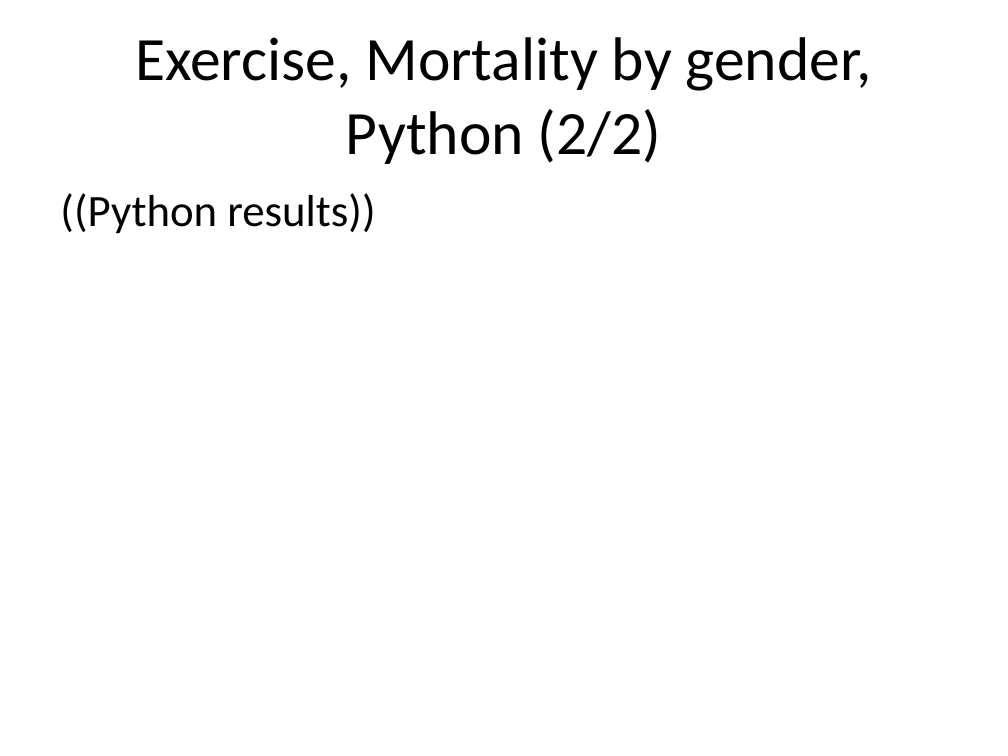
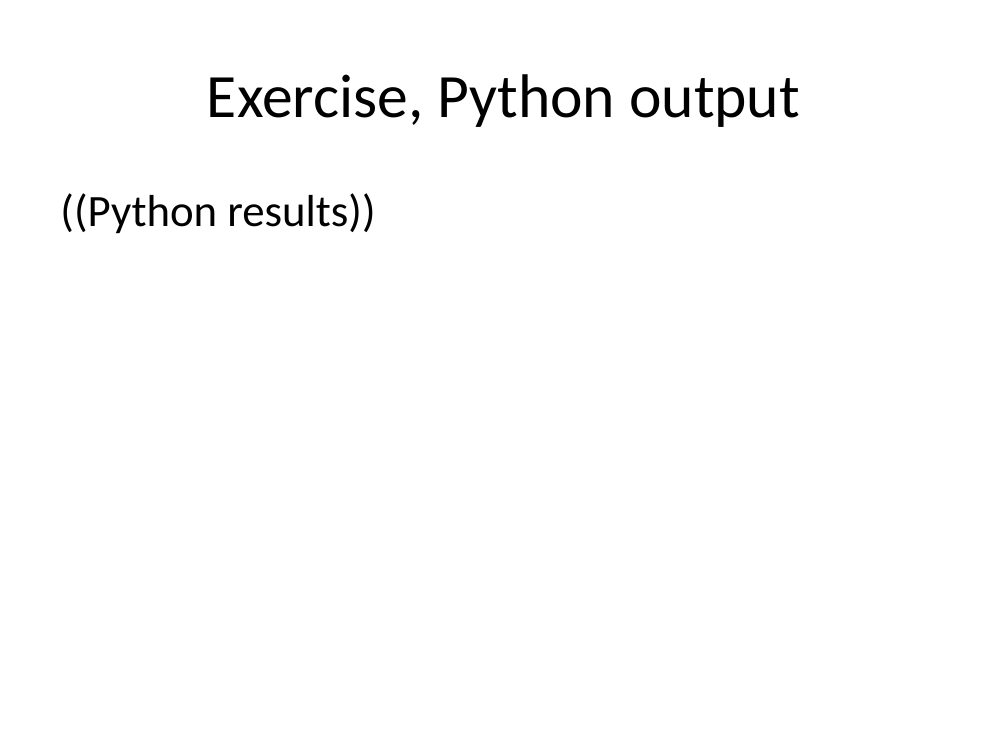
Before and after one commit to pmean/data-visualization, a slide deck: slide 4 of data-viz-02/component/exercise-mortality-by-sex.pptx. Drawn at 1008x756 pixels with LibreOffice and Linux fonts; fonts in the diff are those of the drawing. Boxes give left, top, right and bottom in pixels: in the first picture for what was removed or moved away, otherwise in the second. Text is boxed around its words. In the diff, an @@ line names an element or a change of style, - is before the commit and + after.

```diff
--- a/data-viz-02/component/exercise-mortality-by-sex.pptx
+++ b/data-viz-02/component/exercise-mortality-by-sex.pptx
@@ title at (x1=207, y1=74, x2=800, y2=127): text changed @@
-Exercise, Mortality by gender, Python (2/2)
+Exercise, Python output
```
Also in this commit, not shown: 4 other slides changed, 1 slide removed, 38 other files.
